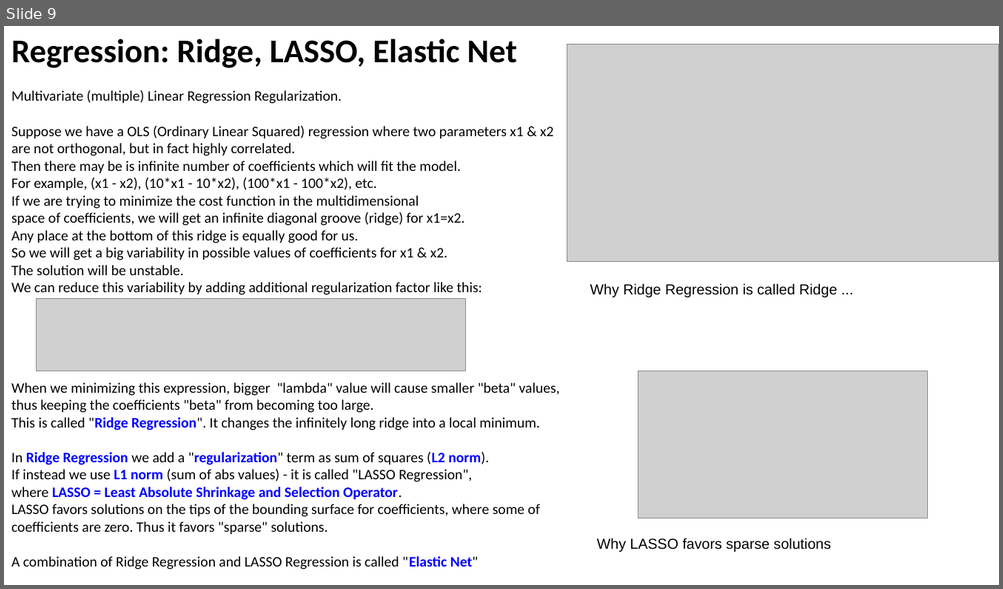
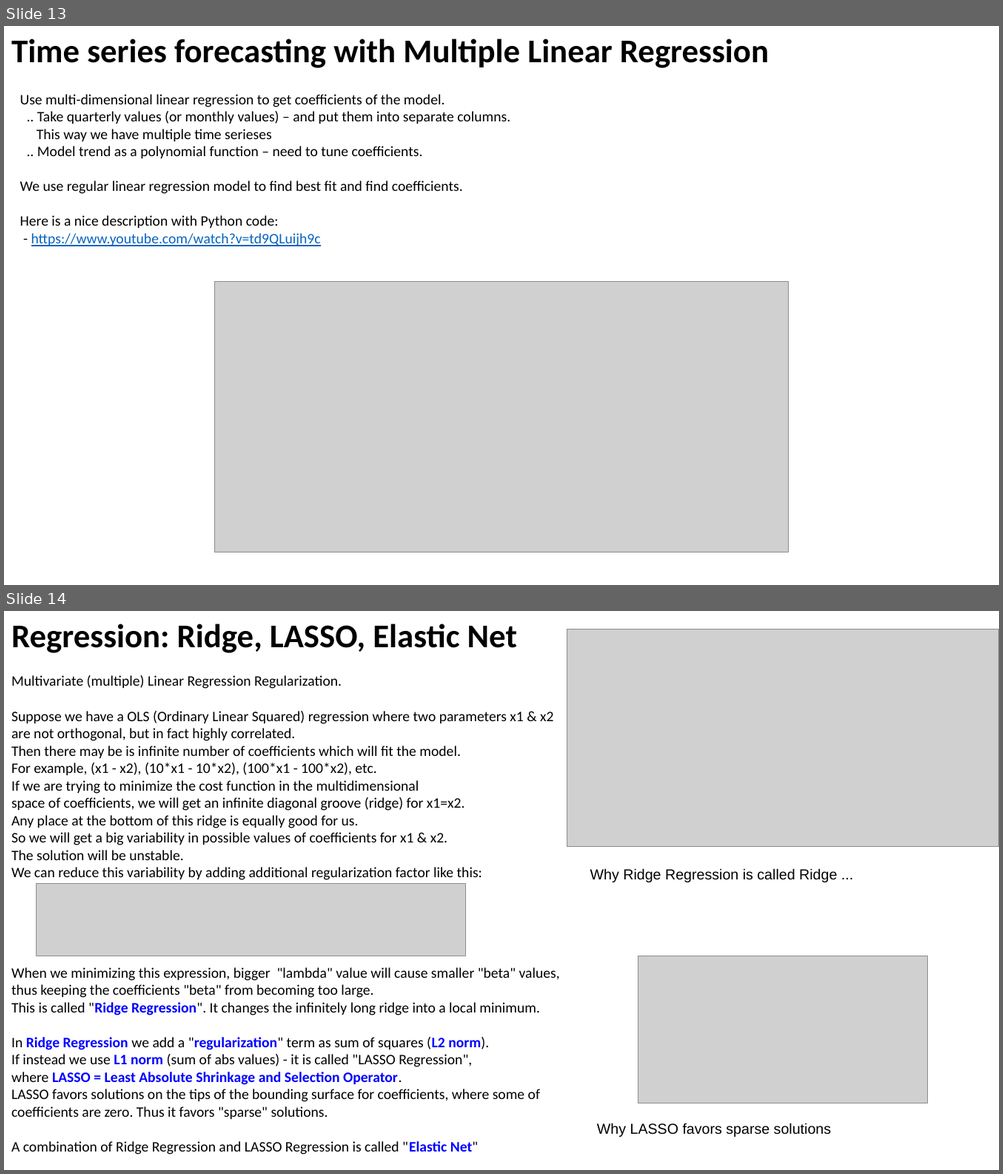
Before and after one commit to lselector/ml_ai_doc, a slide deck: Time_Series_Forecasting.pptx. Shown one above the other, each under a label of ours: slide 9 before the commit, slides 13 and 14 after it. The pictures are 1003x589 and 1003x1174 pixels, drawn with LibreOffice and Linux fonts; fonts in the diff are those of the drawing; grey boxes stand for pictures. Boxes give left, top, right and bottom in pixels: in the first picture for what was removed or moved away, otherwise in the second. Text is boxed around its words. In the diff, an @@ line names an element or a change of style, - is before the commit and + after.

Commit message:
Time Series Forecasting - added slides

```diff
--- a/Time_Series_Forecasting.pptx
+++ b/Time_Series_Forecasting.pptx
@@ slide 13 added at [4,26,999,585], background #FFFFFF @@
@@ text added at [11,39,768,68], 32 pt, text #000000, bold @@
+Time series forecasting with Multiple Linear Regression
@@ text added at [20,94,510,247], 14 pt, text #000000 @@
+Use multi-dimensional linear regression to get coefficients of the model.
+.. Take quarterly values (or monthly values) – and put them into separate columns.
+This way we have multiple time serieses
+.. Model trend as a polynomial function – need to tune coefficients.
+We use regular linear regression model to find best fit and find coefficients.
+Here is a nice description with Python code:
+- https://www.youtube.com/watch?v=td9QLuijh9c
@@ picture added at [214,281,788,553] @@
@@ what was slide 9 is now slide 14 @@
```
Also in this commit, not shown: 3 slides changed, 6 other slides added, 1 other file.
